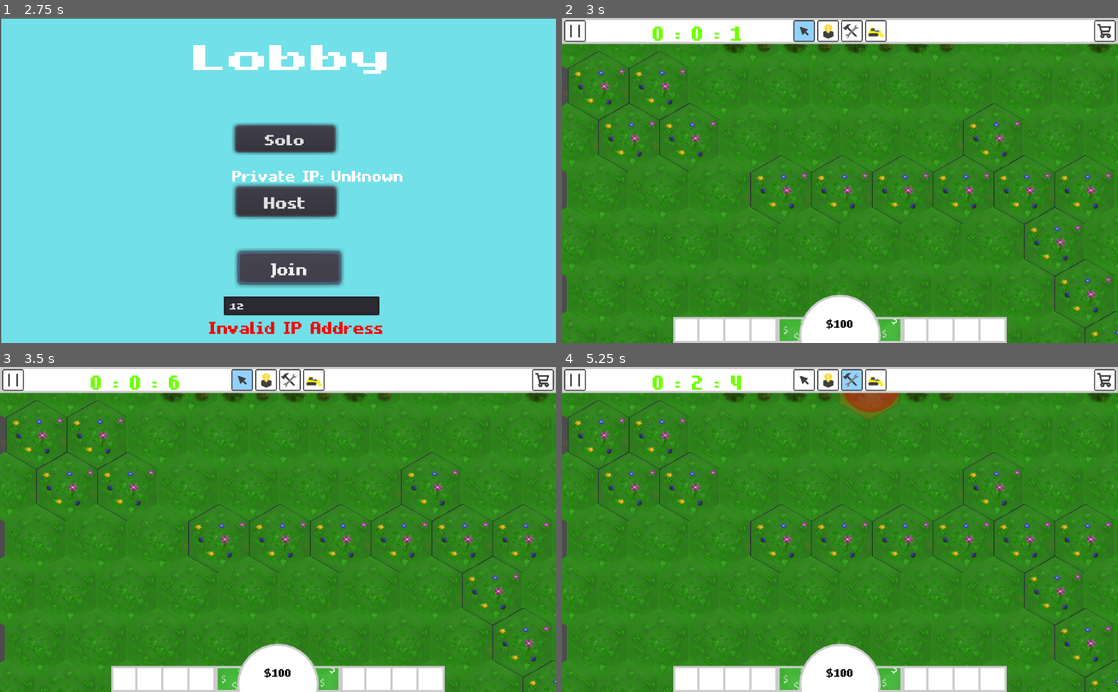
Above: before the commit, frames 1-4 (two rows, left to right).
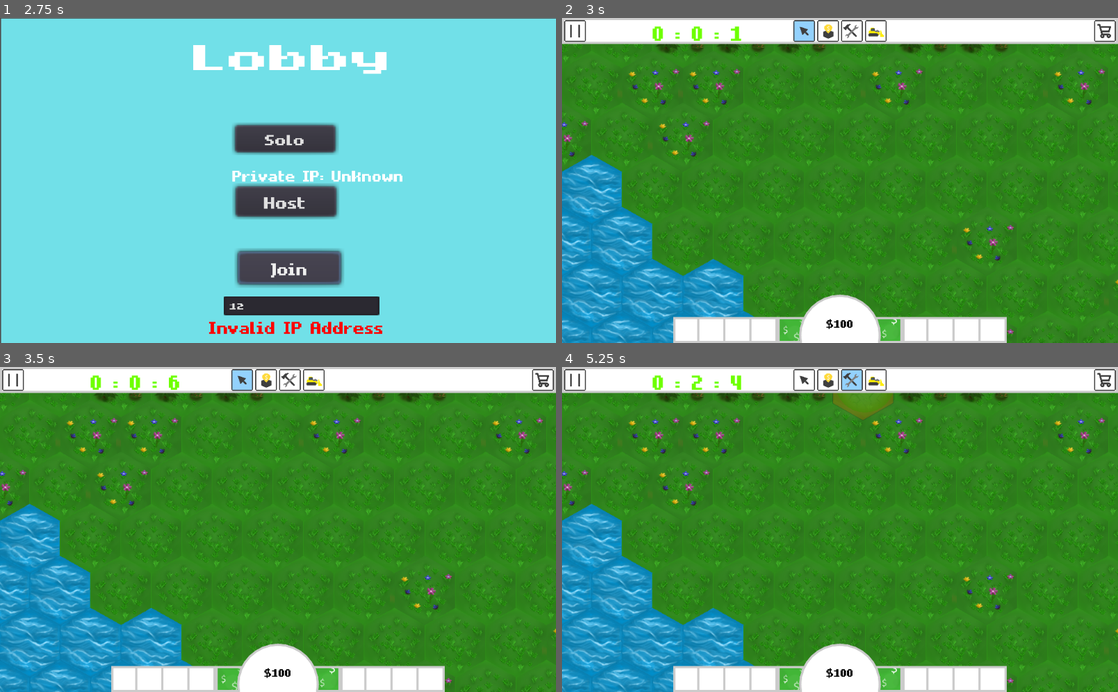
Above: after the commit, the same moments.

Repository: MichaelRRyan/green-industries
Game: Godot game, scene res://scenes/main_menu.tscn
Two runs of this game, one before a commit and one after it. Both use one fixed random seed, a clock stepped at 60 frames per second and the inputs below.
Inputs (mouse positions are in pixels of both pictures, inside the frame that each line leads up to):
- Up to frame 1 (2.75 s): click "Play" at 0.5 s; click (300, 304) at 1.27 s; type "12" at 1.35 s; click "Join" at 2 s
- Up to frame 2 (3 s): click "Solo" at 2.75 s
- Up to frame 3 (3.5 s): no input
- Up to frame 4 (5.25 s): click (806, 380) at 3.5 s; click (828, 380) at 4.25 s; click (851, 380) at 5 s

Frame 1 is identical in both runs. In frame 2, 18% of the frame differs, in the area x 0-100%, y 7-100%; in frame 3, 18%; in frame 4, 18%.

Commit message:
[QZ-108] Completed feature 'Advanced Terrain Generation'
* [QZ-109] Completed task 'Create two noise layers'

* [QZ-110] Completed task 'Create believable generation'

* [QZ-111] Completed task 'Generate and sync'

* Fixed AI only working when hosting

Diff:
--- a/project.godot
+++ b/project.godot
@@ -282,10 +282,6 @@
  ]
 }
 
-[input_devices]
-
-pointing/emulate_touch_from_mouse=true
-
 [layer_names]
 
 2d_physics/layer_2="power"
--- a/scenes/gameplay/camera.tscn
+++ b/scenes/gameplay/camera.tscn
@@ -5,11 +5,10 @@
 [node name="Camera" type="Camera2D"]
 position = Vector2( 565, 335 )
 current = true
-limit_left = 55
+limit_left = 66
 limit_top = 35
-limit_right = 11000
-limit_bottom = 9500
-limit_smoothed = true
+limit_right = 11207
+limit_bottom = 9598
 smoothing_enabled = true
 editor_draw_limits = true
 script = ExtResource( 1 )
--- a/scenes/gameplay/gameplay.tscn
+++ b/scenes/gameplay/gameplay.tscn
@@ -17,6 +17,5 @@
 [node name="Tools" parent="." instance=ExtResource( 1 )]
 
 [node name="Camera" parent="." instance=ExtResource( 5 )]
-limit_smoothed = false
 
 [connection signal="building_placed" from="Tools" to="Data" method="_on_Tools_building_placed"]
--- a/scenes/gameplay/world.tscn
+++ b/scenes/gameplay/world.tscn
@@ -1,6 +1,6 @@
 [gd_scene load_steps=3 format=2]
 
-[ext_resource path="res://scenes/terrain.tscn" type="PackedScene" id=1]
+[ext_resource path="res://scenes/world/terrain.tscn" type="PackedScene" id=1]
 [ext_resource path="res://scenes/pollution_spreading.tscn" type="PackedScene" id=3]
 
 [node name="World" type="Node2D" groups=["world"]]
--- a/scenes/terrain.tscn
+++ b/scenes/world/terrain.tscn
@@ -2,7 +2,7 @@
 
 [ext_resource path="res://scripts/terrain.gd" type="Script" id=1]
 [ext_resource path="res://assets/images/sprite_sheet.png" type="Texture" id=2]
-[ext_resource path="res://scenes/world_generator.tscn" type="PackedScene" id=3]
+[ext_resource path="res://scenes/world/terrain_generator.tscn" type="PackedScene" id=3]
 
 [sub_resource type="TileSet" id=1]
 0/name = "0 Forest"
@@ -241,3 +241,13 @@
 
 [node name="WorldGenerator" parent="." instance=ExtResource( 3 )]
 position = Vector2( 178, 186 )
+height/octaves = 3.0
+height/period = 9.6
+height/lacunarity = 0.25
+height/persistence = 0.39
+vegetation/octaves = 3.0
+vegetation/period = 12.075
+vegetation/lacunarity = 2.85
+vegetation/persistence = 0.7
+
+[connection signal="world_generated" from="WorldGenerator" to="." method="_on_WorldGenerator_world_generated"]
--- /dev/null
+++ b/scenes/world/terrain_generator.tscn
@@ -0,0 +1,16 @@
+[gd_scene load_steps=2 format=2]
+
+[ext_resource path="res://scripts/world/terrain_generator.gd" type="Script" id=1]
+
+[node name="WorldGenerator" type="Node2D"]
+script = ExtResource( 1 )
+height/octaves = 2
+height/period = 64
+height/lacunarity = 2.0
+height/persistence = 0.75
+vegetation/octaves = 2
+vegetation/period = 64
+vegetation/lacunarity = 2.0
+vegetation/persistence = 0.75
+randomize_seed = true
+generate = null
--- a/scenes/world_generator.tscn
+++ /dev/null
@@ -1,6 +0,0 @@
-[gd_scene load_steps=2 format=2]
-
-[ext_resource path="res://scripts/tile_random_generation.gd" type="Script" id=1]
-
-[node name="WorldGenerator" type="Node2D"]
-script = ExtResource( 1 )
--- a/scripts/main_menu.gd
+++ b/scripts/main_menu.gd
@@ -11,3 +11,9 @@
 
 func _on_Exit_pressed():
 	get_tree().quit();
+
+
+func _ready():
+	# Resets the network upon entering the main menu.
+	Network.close_connection()
+	Network.state = Network.State.OFFLINE
--- a/scripts/player_data_manager.gd
+++ b/scripts/player_data_manager.gd
@@ -17,11 +17,7 @@
 	local_player_data.outline_id = colour_outlines.front()
 	colour_outlines.remove(0)
 
-	# Connects to the player connected and disconnected signals if the host.
-	if Network.state == Network.State.HOSTING:
-		var _r = Network.connect("player_connected", self, "_on_Network_player_connected")
-		_r = Network.connect("player_disconnected", self, "_on_Network_player_disconnected")
-
+	if not Network.is_client():
 		var id = 1
 		for _i in range(9):
 			id += 1
@@ -37,6 +33,12 @@
 			add_child(new_ai)
 			ais.back()._set_player_data(player_data)
 			networked_players[id] = ai_data.back()
+
+	# Connects to the player connected and disconnected signals if the host.
+	if Network.state == Network.State.HOSTING:
+		var _r = Network.connect("player_connected", self, "_on_Network_player_connected")
+		_r = Network.connect("player_disconnected", self, "_on_Network_player_disconnected")
+
 	# Renames its player data to match the host, if not the host.
 	elif Network.state == Network.State.CONNECTED:
 		var player_data = find_node("PlayerData")
--- a/scripts/terrain.gd
+++ b/scripts/terrain.gd
@@ -1,5 +1,8 @@
 extends Node2D
 
+tool
+
+export var _clear = false setget _set_clear, _get_clear
 
 var tile_size : Vector2  = Vector2.ZERO
 var l=10
@@ -64,6 +67,16 @@
 
 
 # ------------------------------------------------------------------------------
+func _set_clear(_value : bool) -> void:
+	$TileMap.clear()
+
+
+# ------------------------------------------------------------------------------
+func _get_clear() -> bool:
+	return false
+
+
+# ------------------------------------------------------------------------------
 func _ready() -> void:
 	# If not running in the editor.
 	if not Engine.editor_hint:
@@ -72,11 +85,23 @@
 		_wood_resource = resource_manager.get_resource_type_by_name("wood")
 		_minerals_resource = resource_manager.get_resource_type_by_name("minerals")
 
+		if not Network.is_client():
+			randomize()
+			TerrainData.noise_seed = randi()
+
+		$WorldGenerator.generate_world()
+
+
+# ------------------------------------------------------------------------------
+func _on_WorldGenerator_world_generated(terrain_tiles):
 	tile_size = offset * 2.0 # TEMP
-	for x in range($WorldGenerator.map.size()):
-		for y in range($WorldGenerator.map[x].size()):
-			tile_map.set_cell(x, y, $WorldGenerator.map[x][y])
-			$PollutionSpreading.get_tile_map(tile_map)
+	for x in range(terrain_tiles.size()):
+		for y in range(terrain_tiles[x].size()):
+			$TileMap.set_cell(x, y, terrain_tiles[x][y])
+
+	if not Engine.editor_hint:
+		$PollutionSpreading.get_tile_map(tile_map)
+
 
 # ------------------------------------------------------------------------------
 remote func _damage_cell(cell : Vector2, remote_call: bool = false) -> void:
@@ -126,8 +151,10 @@
 
 # ------------------------------------------------------------------------------
 func _input(event) -> void:
-	if event.is_action_pressed("place_factory"):
-		self.on_click(get_global_mouse_position())
+	# If not running in the editor.
+	if not Engine.editor_hint:
+		if event.is_action_pressed("place_factory"):
+			self.on_click(get_global_mouse_position())
 
 
 # ------------------------------------------------------------------------------
--- a/scripts/terrain_data.gd
+++ b/scripts/terrain_data.gd
@@ -2,10 +2,17 @@
 const WIDTH = 100
 const HEIGHT = 100
 var noise_seed = 0
-var octaves = 5
-var period = 11
-var lacunarity = 1.5
-var persistence = 0.5
+
+var height_octaves = 3
+var height_period = 9.6
+var height_lacunarity = 0.25
+var height_persistence = 0.39
+
+var vegetation_octaves = 3
+var vegetation_period = 12.075
+var vegetation_lacunarity = 2.85
+var vegetation_persistence = 0.7
+
 var use_data = false
 
 func _ready():
--- a/scripts/tile_random_generation.gd
+++ /dev/null
@@ -1,100 +0,0 @@
-extends Node
-
-var map = [[]]
-const WIDTH = 100
-const HEIGHT = 100
-
-var open_simplex_noise: OpenSimplexNoise
-
-var params = {
-	# Number of OpenSimplex noise layers that are sampled to get the fractal noise.
-	# Higher values result in more detailed noise but take more time to generate.
-	# Have a min vlaue of 1 and max of 9.
-	"octaves": 2,
-
-	# Period of the base octave. A lower period results in higher-frequency noise
-	# 	(more value changes accross the same distance).
-	"period": 64,
-
-	# Difference in period between octaves.
-	"lacunarity": 2.0,
-
-	# The contribution factor of the different octaves. A persistence value of 1
-	# 	means all octaves have the same contribution, a value of 0.5 means each
-	# 	octave contributes half as much as the previous one.
-	"persistence": 0.75,
-
-	# Whether or not the seed is randomised when generate is called.
-	"randomize_seed": true,
-}
-
-func _get_property_list():
-	return [
-		{ name = "octaves", hint = PROPERTY_HINT_RANGE, hint_string = "1,9,1", type = TYPE_REAL },
-		{ name = "period", hint = PROPERTY_HINT_RANGE, hint_string = "-500,500", type = TYPE_REAL },
-		{ name = "lacunarity", hint = PROPERTY_HINT_RANGE, hint_string = "-5,5", type = TYPE_REAL },
-		{ name = "persistence", hint = PROPERTY_HINT_RANGE, hint_string = "-5,5", type = TYPE_REAL },
-		{ name = "randomize_seed", type = TYPE_BOOL },
-		{ name = "generate", type = TYPE_BOOL },
-	]
-
-
-func _set(property, value):
-	if params.has(property):
-		params[property] = value
-	if Engine.editor_hint:
-		generate_world()
-
-func _get(property):
-	if params.has(property):
-		return params[property]
-
-
-func _ready():
-	generate_world()
-
-func generate_world():
-	print("Generate world")
-	map.clear()
-	for x in WIDTH:
-		map.append([])
-		for y in HEIGHT:
-			map[x].append([])
-			map[x][y] = 0
-	randomize()
-	open_simplex_noise = OpenSimplexNoise.new()
-	open_simplex_noise.seed = TerrainData.noise_seed
-	open_simplex_noise.octaves = TerrainData.octaves
-	open_simplex_noise.period = TerrainData.period
-	open_simplex_noise.lacunarity = TerrainData.lacunarity
-	open_simplex_noise.persistence = TerrainData.persistence
-
-	for x in WIDTH:
-		for y in HEIGHT:
-			map[x][y] = get_tile_index(open_simplex_noise.get_noise_2d(float(x), float(y)))
-
-	print("Lakes = ",Pollution.water_tiles)
-	print("Grass = ",Pollution.grass_tiles)
-	print("Forests = ",Pollution.forest_tiles)
-	print("Farms = ",Pollution.farm_tiles)
-	print("Stones/Mountains = ",Pollution.stone_tiles)
-
-
-func get_tile_index(noise_sample):
-	if noise_sample < -0.4:
-		Pollution.water_tiles += 1
-		return Tile.Type.WATER
-	if noise_sample < -0.1:
-		Pollution.grass_tiles += 1
-		return Tile.Type.GRASS
-	if noise_sample < 0.0:
-		Pollution.farm_tiles += 1
-		return Tile.Type.MEADOW
-	if noise_sample < 0.15:
-		Pollution.grass_tiles += 1
-		return Tile.Type.GRASS
-	if noise_sample < 0.5:
-		Pollution.forest_tiles += 1
-		return Tile.Type.FOREST
-	Pollution.stone_tiles += 1
-	return Tile.Type.STONE
--- /dev/null
+++ b/scripts/world/terrain_generator.gd
@@ -0,0 +1,158 @@
+extends Node
+signal world_generated(terrain_tiles)
+tool
+
+# ------------------------------------------------------------------------------
+# SIMPLEX NOISE PROPERTY DESCRIPTIONS
+# ------------------------------------------------------------------------------
+# === OCTAVES ===
+# Number of OpenSimplex noise layers that are sampled to get the fractal noise.
+# Higher values result in more detailed noise but take more time to generate.
+# Have a min vlaue of 1 and max of 9.
+#
+# === PERIOD ===
+# Period of the base octave. A lower period results in higher-frequency noise
+# 	(more value changes accross the same distance).
+#
+# === LACUNARITY ===
+# Difference in period between octaves.
+#
+# === PERSISTENCE ===
+# The contribution factor of the different octaves. A persistence value of 1
+# 	means all octaves have the same contribution, a value of 0.5 means each
+# 	octave contributes half as much as the previous one.
+
+var params = {
+	"height/octaves": 2,
+	"height/period": 64,
+	"height/lacunarity": 2.0,
+	"height/persistence": 0.75,
+	"vegetation/octaves": 2,
+	"vegetation/period": 64,
+	"vegetation/lacunarity": 2.0,
+	"vegetation/persistence": 0.75,
+	"randomize_seed": true,
+}
+
+const WIDTH = 100
+const HEIGHT = 100
+
+func _get_property_list():
+	return [
+		{ name = "height/octaves", hint = PROPERTY_HINT_RANGE, hint_string = "1,9,1", type = TYPE_REAL },
+		{ name = "height/period", hint = PROPERTY_HINT_RANGE, hint_string = "-500,500", type = TYPE_REAL },
+		{ name = "height/lacunarity", hint = PROPERTY_HINT_RANGE, hint_string = "-5,5", type = TYPE_REAL },
+		{ name = "height/persistence", hint = PROPERTY_HINT_RANGE, hint_string = "-5,5", type = TYPE_REAL },
+		{ name = "vegetation/octaves", hint = PROPERTY_HINT_RANGE, hint_string = "1,9,1", type = TYPE_REAL },
+		{ name = "vegetation/period", hint = PROPERTY_HINT_RANGE, hint_string = "-500,500", type = TYPE_REAL },
+		{ name = "vegetation/lacunarity", hint = PROPERTY_HINT_RANGE, hint_string = "-5,5", type = TYPE_REAL },
+		{ name = "vegetation/persistence", hint = PROPERTY_HINT_RANGE, hint_string = "-5,5", type = TYPE_REAL },
+		{ name = "randomize_seed", type = TYPE_BOOL },
+		{ name = "generate", type = TYPE_BOOL },
+	]
+
+
+# ------------------------------------------------------------------------------
+func _set(property, value):
+	if params.has(property):
+		params[property] = value
+
+	if Engine.editor_hint:
+		generate_world()
+
+
+# ------------------------------------------------------------------------------
+func _get(property):
+	if params.has(property):
+		return params[property]
+
+
+# ------------------------------------------------------------------------------
+func generate_world():
+
+	var height_map = OpenSimplexNoise.new()
+	var vegetation_map = OpenSimplexNoise.new()
+
+	# If running in the editor, uses the generation's own properties.
+	if Engine.editor_hint:
+		# Sets the height map noise properties.
+		if params["randomize_seed"]:
+			height_map.seed = randi()
+
+		height_map.octaves = params["height/octaves"]
+		height_map.period = params["height/period"]
+		height_map.lacunarity = params["height/lacunarity"]
+		height_map.persistence = params["height/persistence"]
+
+		# Sets the vegetation map noise properties.
+		if params["randomize_seed"]:
+			vegetation_map.seed = randi()
+
+		vegetation_map.octaves = params["vegetation/octaves"]
+		vegetation_map.period = params["vegetation/period"]
+		vegetation_map.lacunarity = params["vegetation/lacunarity"]
+		vegetation_map.persistence = params["vegetation/persistence"]
+
+	# If running in the game, uses terrain data's properties.
+	else:
+		# Sets the height map noise properties.
+		height_map.seed = TerrainData.noise_seed
+		height_map.octaves = TerrainData.height_octaves
+		height_map.period = TerrainData.height_period
+		height_map.lacunarity = TerrainData.height_lacunarity
+		height_map.persistence = TerrainData.height_persistence
+
+		# Sets the vegetation map noise properties.
+		vegetation_map.seed = TerrainData.noise_seed
+		vegetation_map.octaves = TerrainData.vegetation_octaves
+		vegetation_map.period = TerrainData.vegetation_period
+		vegetation_map.lacunarity = TerrainData.vegetation_lacunarity
+		vegetation_map.persistence = TerrainData.vegetation_persistence
+
+	var tiles = []
+
+	for x in WIDTH:
+		tiles.append([])
+
+		for y in HEIGHT:
+			tiles[x].append(0)
+
+			var noise_sample = height_map.get_noise_2d(float(x), float(y))
+			tiles[x][y] = _get_tile_from_height(noise_sample)
+
+			if Tile.Type.GRASS == tiles[x][y]:
+				noise_sample = vegetation_map.get_noise_2d(float(x), float(y))
+				tiles[x][y] = _get_tile_from_vegetation(noise_sample)
+
+	emit_signal("world_generated", tiles)
+
+
+# ------------------------------------------------------------------------------
+func _get_tile_from_height(noise_sample):
+	if noise_sample < -0.3:
+		return Tile.Type.WATER
+
+	if noise_sample < 0.3:
+		return Tile.Type.GRASS
+
+	return Tile.Type.STONE
+
+
+# ------------------------------------------------------------------------------
+func _get_tile_from_vegetation(noise_sample):
+	if noise_sample < -0.1:
+		return Tile.Type.GRASS
+
+	if noise_sample < 0.0:
+		return Tile.Type.MEADOW
+
+	if noise_sample < 0.15:
+		return Tile.Type.GRASS
+
+	if noise_sample < 0.5:
+		return Tile.Type.FOREST
+
+	return Tile.Type.GRASS
+
+
+# ------------------------------------------------------------------------------
Binary file changed: assets/images/sprite_sheet.png
